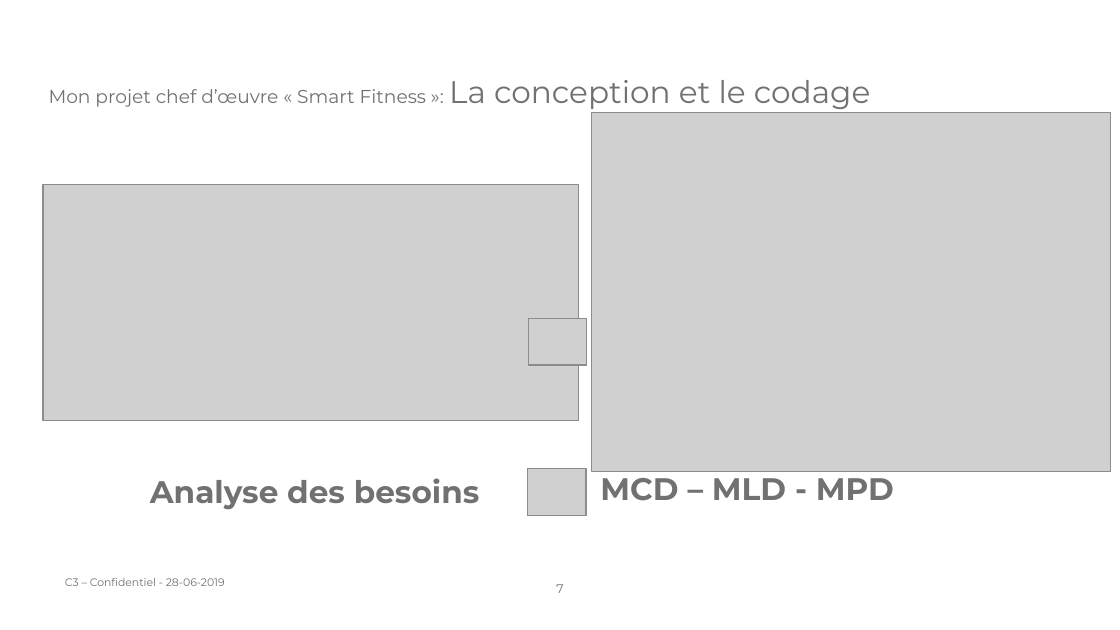
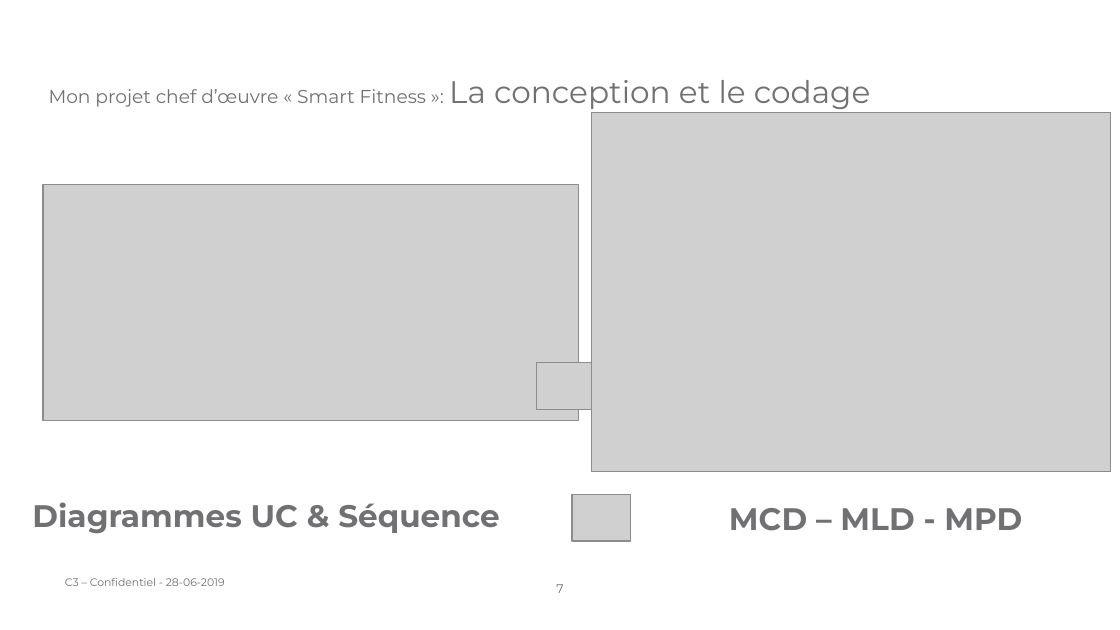
Before and after one commit to laurentpicardLP2/smartFitness, a slide deck: slide 7 of docs/oral/Présentation orale - Projet chef d'œuvre.odp. Drawn at 1120x630 pixels with LibreOffice and Linux fonts; fonts in the diff are those of the drawing; grey boxes stand for pictures; background and template pictures are left out. Boxes give left, top, right and bottom in pixels: in the first picture for what was removed or moved away, otherwise in the second. Text is boxed around its words. In the diff, an @@ line names an element or a change of style, - is before the commit and + after.

Commit message:
update presOral

```diff
--- a/docs/oral/Présentation orale - Projet chef d'œuvre.odp
+++ b/docs/oral/Présentation orale - Projet chef d'œuvre.odp
@@ picture: place and size @@
-picture at bbox=[529, 318, 587, 365]
+picture at bbox=[536, 363, 595, 410]
@@ title at bbox=[32, 502, 500, 533]: text changed @@
-Analyse des besoins
+Diagrammes UC & Séquence
@@ picture: place and size @@
-picture at bbox=[528, 469, 586, 516]
+picture at bbox=[572, 495, 631, 542]
@@ title "MCD – MLD - MPD" rewrapped from bbox=[600, 470, 894, 501] to bbox=[729, 508, 1022, 531] @@
```
